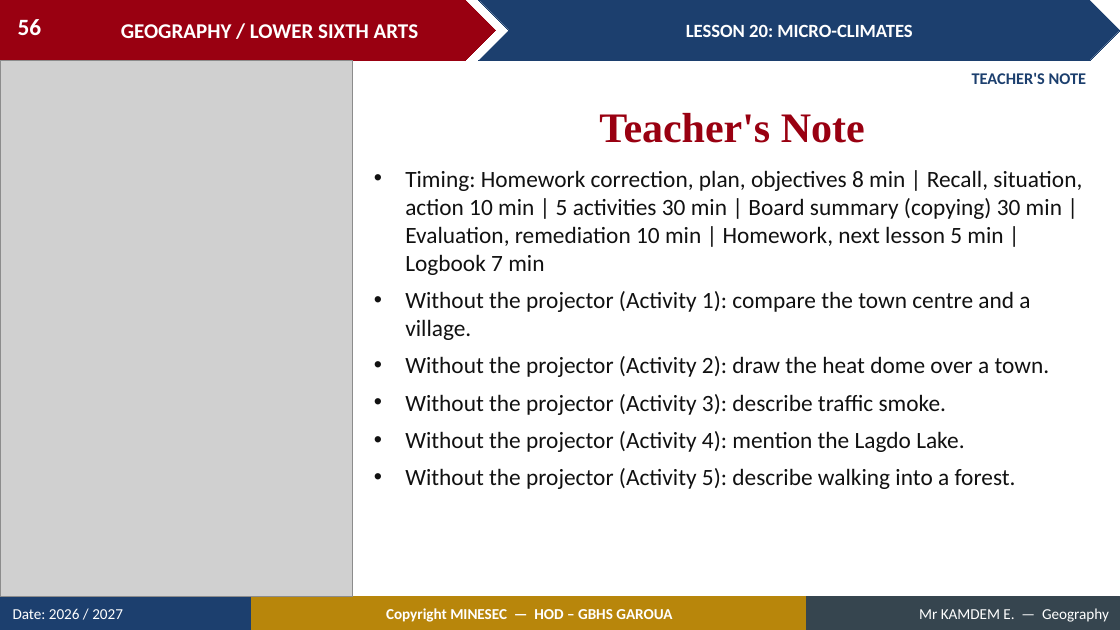
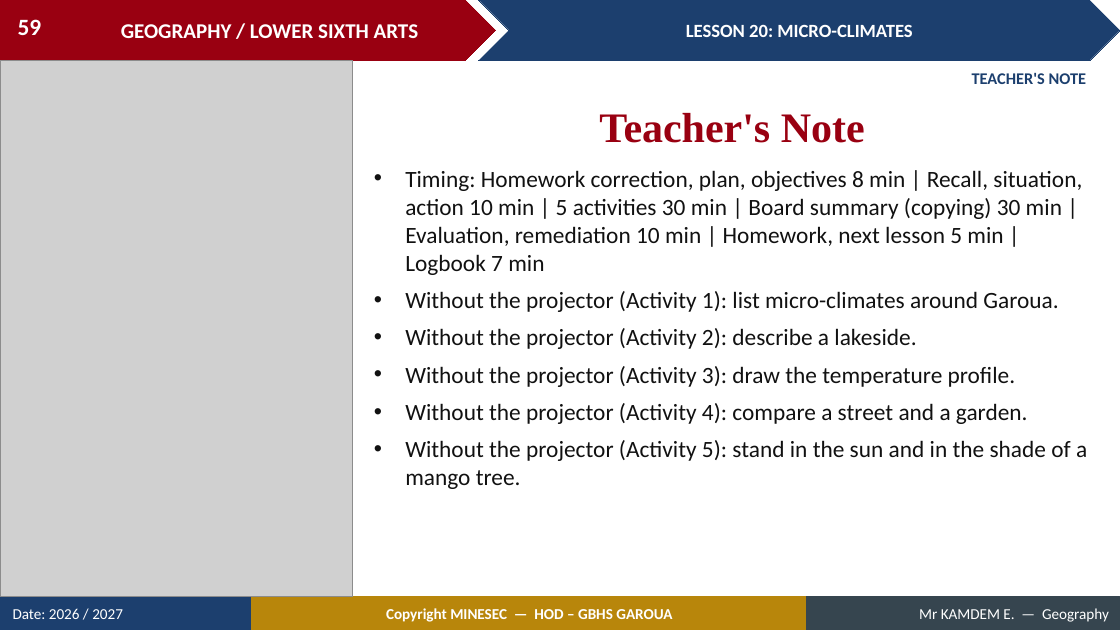
Before and after one commit to Berthautk/linea-github, a slide deck: slide 59 of lecons/LSA/Climatology/03_LSA_CLIM_L20_Micro_climates.pptx (slide 56 before the commit). Drawn at 1120x630 pixels with LibreOffice and Linux fonts; fonts in the diff are those of the drawing; grey boxes stand for pictures. Boxes give left, top, right and bottom in pixels: in the first picture for what was removed or moved away, otherwise in the second. Text is boxed around its words. In the diff, an @@ line names an element or a change of style, - is before the commit and + after.

```diff
--- a/lecons/LSA/Climatology/03_LSA_CLIM_L20_Micro_climates.pptx
+++ b/lecons/LSA/Climatology/03_LSA_CLIM_L20_Micro_climates.pptx
@@ page number at <box>18,19,42,35</box>: text changed @@
-56
+59
@@ text at <box>405,291,1087,489</box>: text changed @@
-• Without the projector (Activity 1): compare the town centre and a village.
-• Without the projector (Activity 2): draw the heat dome over a town.
-• Without the projector (Activity 3): describe traffic smoke.
-• Without the projector (Activity 4): mention the Lagdo Lake.
-• Without the projector (Activity 5): describe walking into a forest.
+• Without the projector (Activity 1): list micro-climates around Garoua.
+• Without the projector (Activity 2): describe a lakeside.
+• Without the projector (Activity 3): draw the temperature profile.
+• Without the projector (Activity 4): compare a street and a garden.
+• Without the projector (Activity 5): stand in the sun and in the shade of a mango tree.
```
Also in this commit, not shown: 35 other slides changed, 17 slides added, 14 slides removed, 21 other files.
